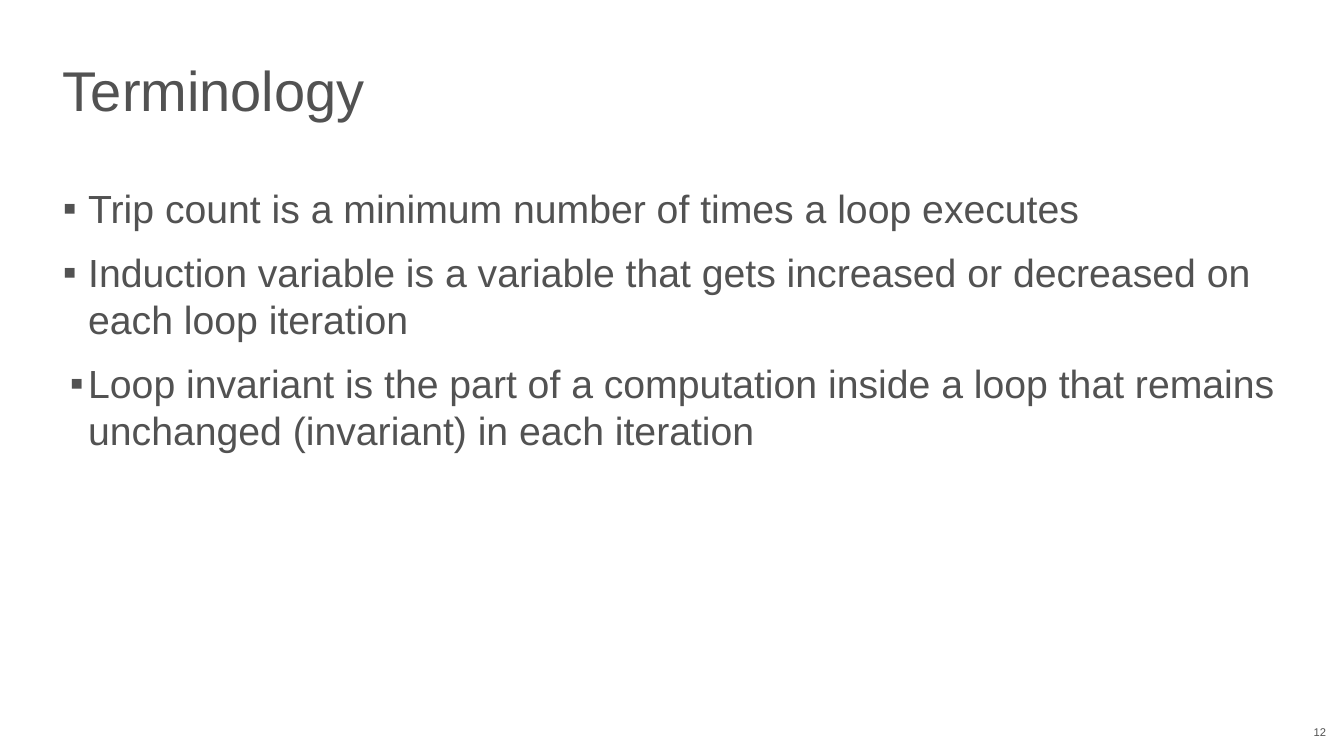
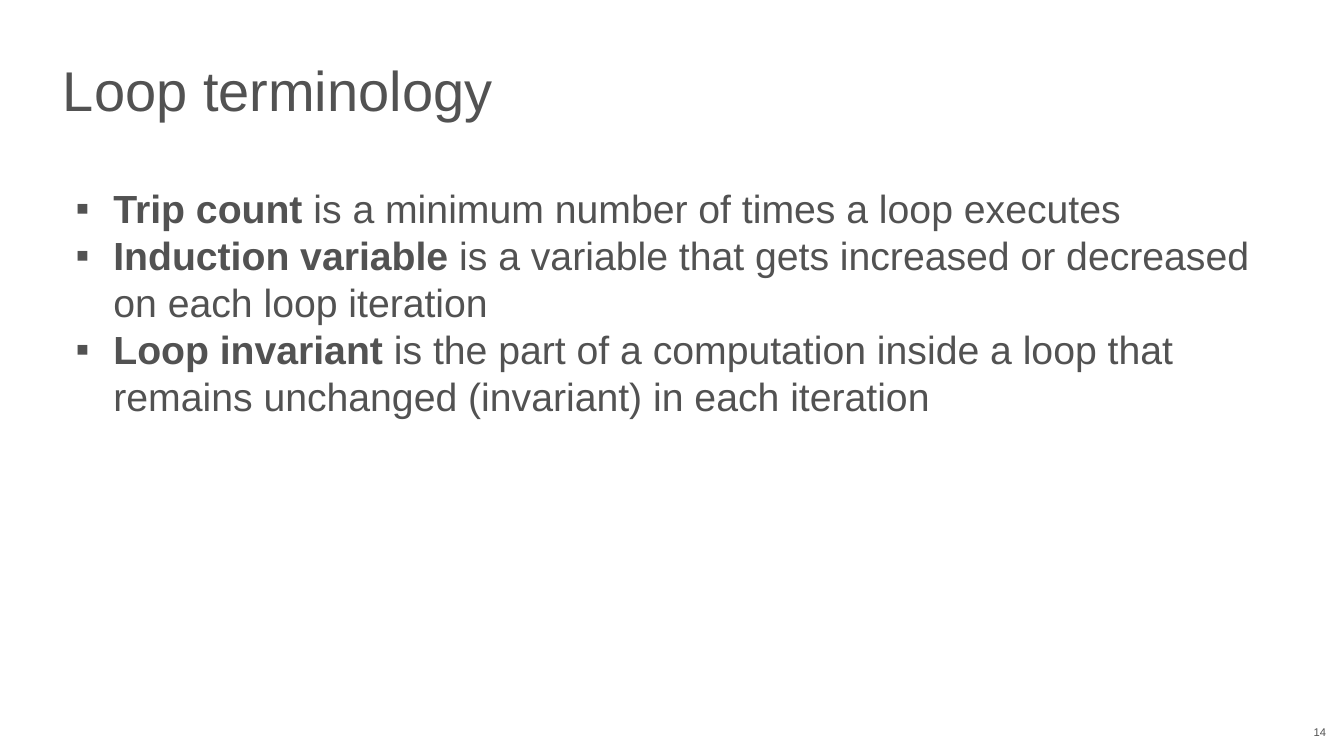
Before and after one commit to NN-complr-tech/Complr-course-lectures, a slide deck: slide 14 of 06-Optimizations-2.pptx (slide 12 before the commit). Drawn at 1344x756 pixels with LibreOffice and Linux fonts; fonts in the diff are those of the drawing. Boxes give left, top, right and bottom in pixels: in the first picture for what was removed or moved away, otherwise in the second. Text is boxed around its words. In the diff, an @@ line names an element or a change of style, - is before the commit and + after.

```diff
--- a/06-Optimizations-2.pptx
+++ b/06-Optimizations-2.pptx
@@ title at (63,70,492,121): text changed @@
-Terminology
+Loop terminology
@@ text "Trip count is a minimum ..." at (113,194,1249,419): bold on in "Trip count", "Induction variable", "Loop invariant"; indent changed; less space between paragraphs @@
@@ page number at (1314,728,1326,736): text changed @@
-12
+14
```
Also in this commit, not shown: 5 other slides changed, 6 slides added.
